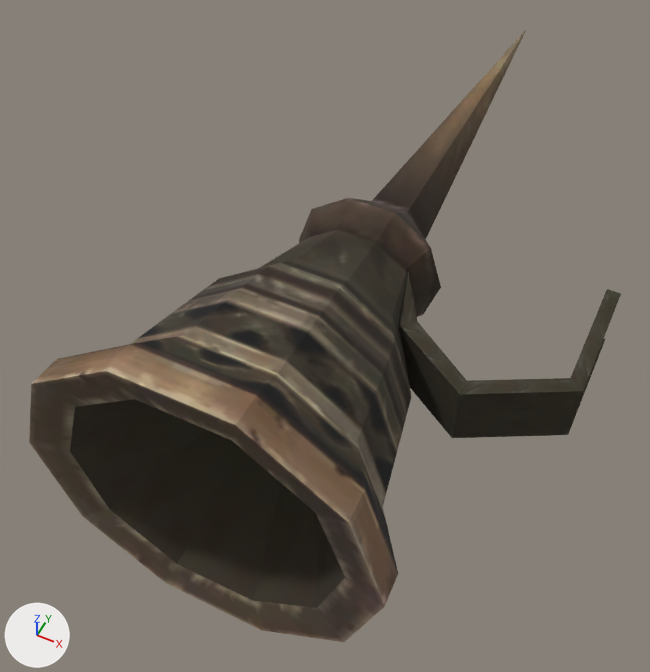
The OBJ model sceneobjs/tanxian_fuben_257/tanxian_fuben_257_huoba.obj: old version first, new version second.
Camera for both pictures: a camera (50 mm lens) standing at (13.4, -57.9, 32.7) and looking at (-1.4, -28.4, -4.2). Lighting does not change. The marker at lower left points along +X, +Y and +Z. Where no turn or scale is listed for an object, it has been applied to the vertices.

The first picture shows 'tanxian_fuben_257_huoba'.
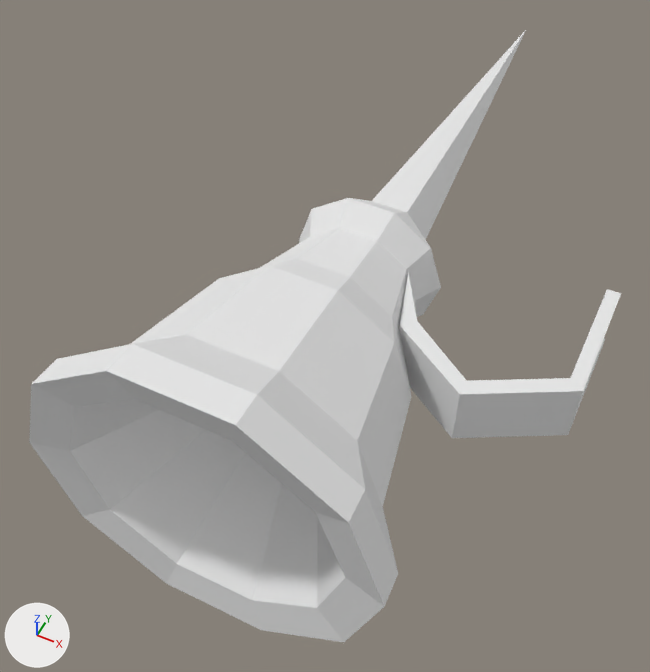
Location of each change, [x1, y1, x2, y2] in pixels of the pictures (650 x 672 px):
'tanxian_fuben_257_huoba', recoloured: [29, 30, 621, 642] in both

What changed in the scene script:
```text
Add mat_material_1_1:
    mat_material_1_1 = principled_material('material_1')
    mat_material_1_1.base_color = (0.8, 0.8, 0.8)  # white #e7e7e7
    mat_material_1_1.roughness = 1.0
Change me_tanxian_fuben_257_huoba:
    where me_tanxian_fuben_257_huoba.from_pydata(...)  # 106 vertices, 198 faces; spans x -8.5..12.5, y -43.2..0.3, z -8.1..8.1
    remove me_tanxian_fuben_257_huoba.materials.append(mat_material_1)  # picture img_tanxian_fuben_257_huoba_png
    add me_tanxian_fuben_257_huoba.materials.append(mat_material_1_1)  # white #e7e7e7
```
